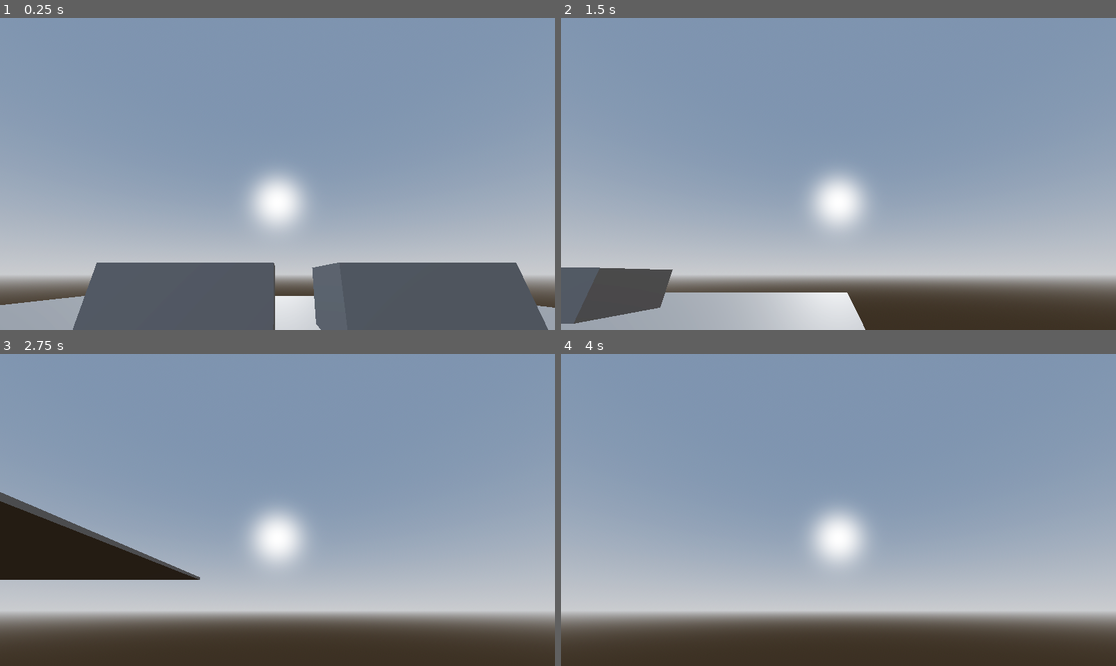
Above: before the commit, frames 1-4 (two rows, left to right).
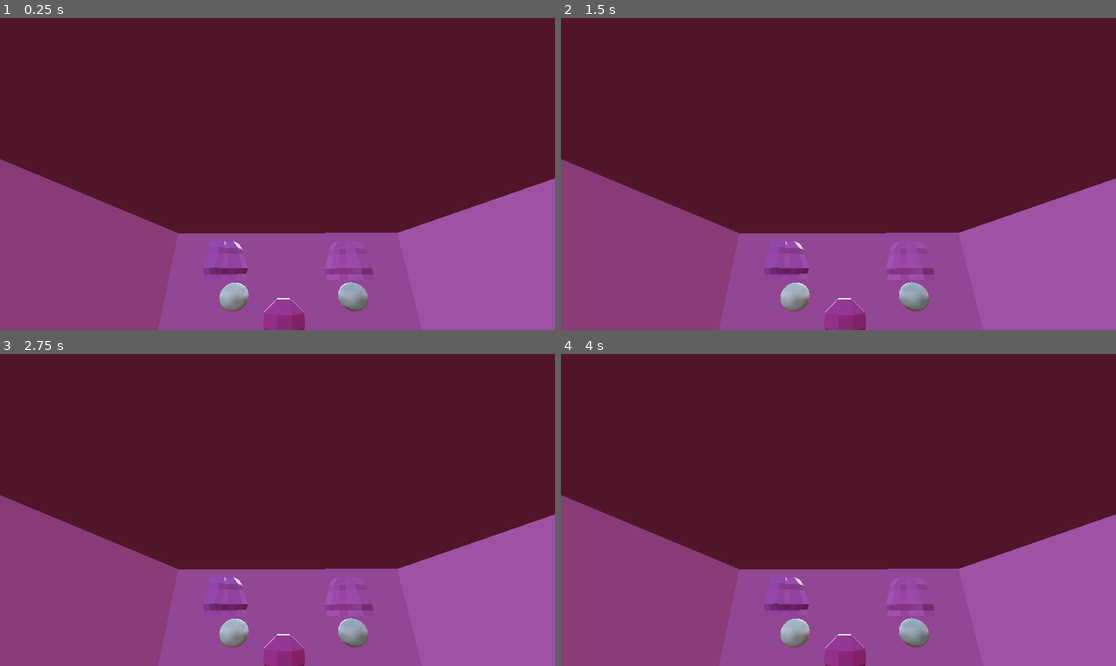
Above: after the commit, the same moments.

Repository: LuskyC/piggers
Game: Godot game, scene res://main map/node_3d.tscn
Same seed, same stepped clock (60 frames per second), same inputs: the game is played once before the commit and once after it.
Inputs:
- Up to frame 1 (0.25 s): no input
- Up to frame 2 (1.5 s): tap Enter (ui_accept) at 0.5, 0.77, 1.25 s; hold Right (ui_right) 0.53-1.28 s; hold Down (ui_down) from 1.28 s (still down)
- Up to frame 3 (2.75 s): tap Enter (ui_accept) at 1.52 s; release Down (ui_down) at 2.03 s; hold Right (ui_right) from 2.03 s (still down)
- Up to frame 4 (4 s): release Right (ui_right) at 2.78 s; hold Up (ui_up) 2.78-3.53 s; tap Enter (ui_accept) at 3.02, 3.77 s; hold Left (ui_left) from 3.53 s (still down)

The runs differ from the first frame. In frame 1, 100% of the frame differs, in the area x 0-100%, y 0-100%; in frame 2, 100%; in frame 3, 100%; in frame 4, 100%.

Commit message:
Pigger added

Diff:
--- a/main map/node_3d.tscn
+++ b/main map/node_3d.tscn
@@ -1,6 +1,7 @@
-[gd_scene load_steps=8 format=3 uid="uid://bayo2kt0i2ksk"]
+[gd_scene load_steps=9 format=3 uid="uid://bayo2kt0i2ksk"]
 
 [ext_resource type="Script" uid="uid://byhgoubrplhhw" path="res://Scripts/pig.gd" id="1_2f5wm"]
+[ext_resource type="PackedScene" uid="uid://5p8b3qgqh6af" path="res://models/pigger.glb" id="2_0dxtp"]
 [ext_resource type="Script" uid="uid://cm1l7i7fw73h5" path="res://Scripts/camera_3d.gd" id="2_jd347"]
 
 [sub_resource type="ProceduralSkyMaterial" id="ProceduralSkyMaterial_hh2nm"]
@@ -33,12 +34,15 @@
 [node name="Camera" type="Node3D" parent="."]
 
 [node name="pig" type="CharacterBody3D" parent="."]
-transform = Transform3D(1, 0, 0, 0, 1, 0, 0, 0, 1, 0, 0.58961636, 0)
+transform = Transform3D(1, 0, 0, 0, 1, 0, 0, 0, 1, 0, 0.5865188, 0)
 script = ExtResource("1_2f5wm")
 
 [node name="PigMesh" type="MeshInstance3D" parent="pig"]
 transform = Transform3D(0.32592067, 0, 0, 0, 0.28539836, 0, 0, 0, 0.26299492, 0, -0.24156678, 0)
 mesh = SubResource("CapsuleMesh_hh2nm")
+
+[node name="pigger" parent="pig/PigMesh" instance=ExtResource("2_0dxtp")]
+transform = Transform3D(-0.9999994, 0.0012041446, 0, -0.0012041867, -0.9999993, 0, 0, 0, 1, 0, 0, 0)
 
 [node name="PigCollisionShape" type="CollisionShape3D" parent="pig"]
 transform = Transform3D(0.32907933, 0, 0, 0, 0.29406664, 0, 0, 0, 0.2905977, 0, -0.20049316, -0.012955964)
Binary file added: models/pigger.glb
Not shown, added: models/pigger.glb.import
